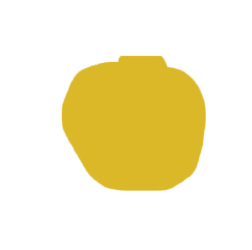
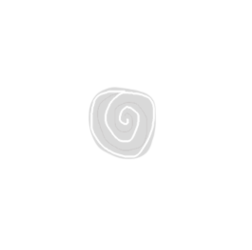
Layer changes from the first 252x250 image to the second:
hid "Layer #1" over [61, 55, 206, 191]
painted on "Layer" over [88, 86, 166, 161]
